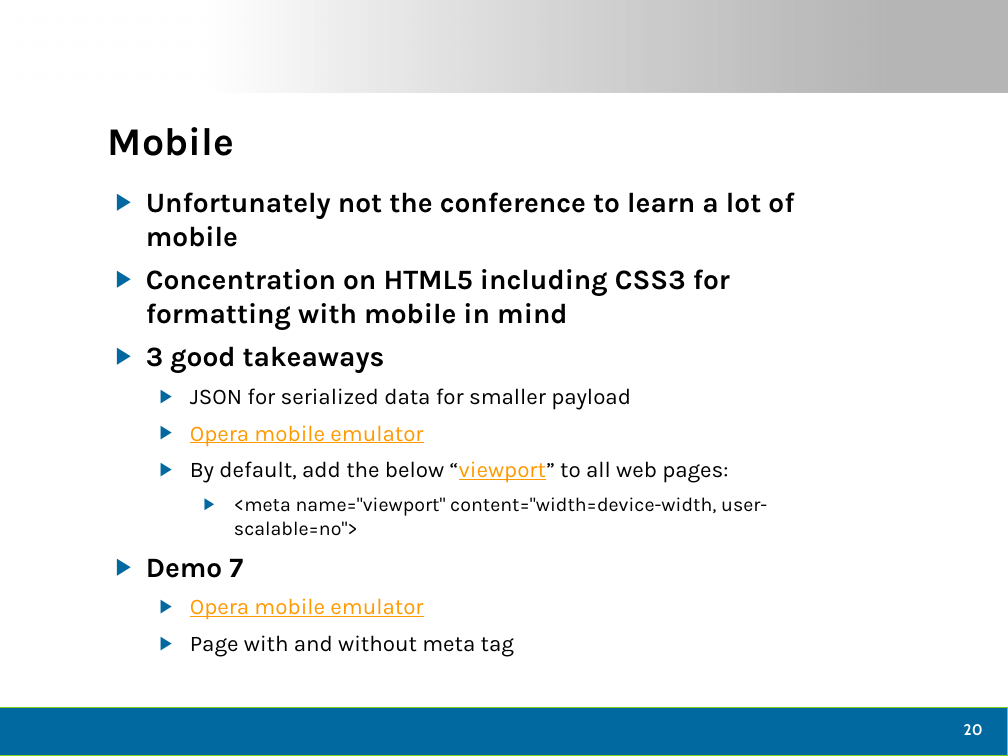
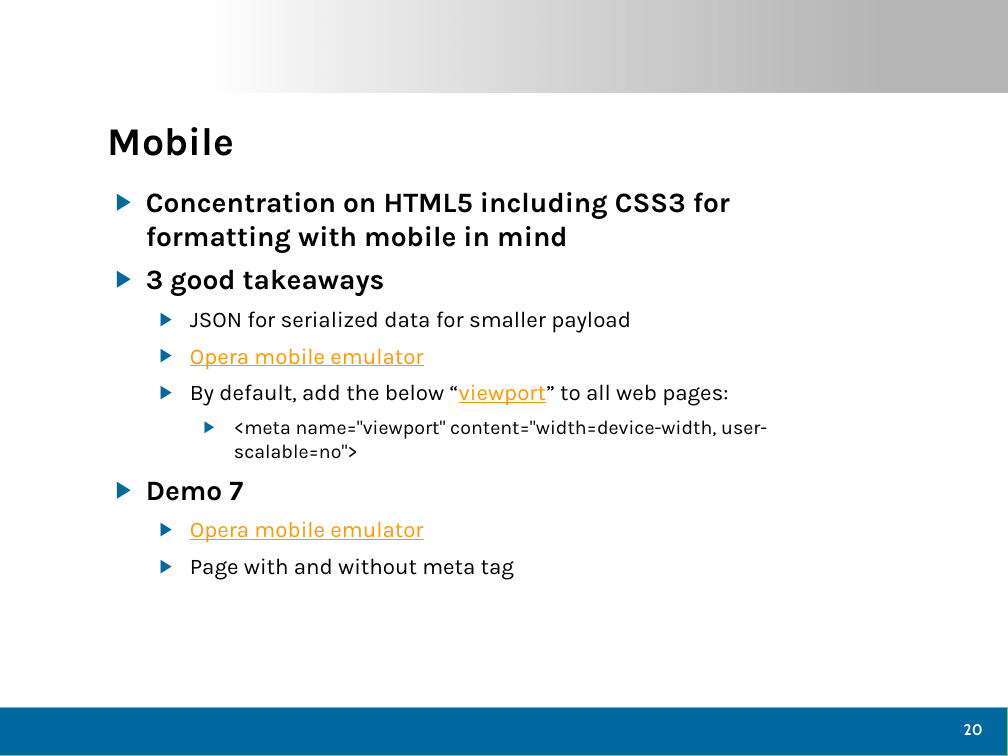
Before and after one commit to dtomyn/HTML5Demo1, a slide deck: slide 21 of Docs/2012 - Live360 Event Review (NEWER).pptx. Drawn at 1008x756 pixels with LibreOffice and Linux fonts; fonts in the diff are those of the drawing; background and template pictures are left out. Boxes give left, top, right and bottom in pixels: in the first picture for what was removed or moved away, otherwise in the second. Text is boxed around its words. In the diff, an @@ line names an element or a change of style, - is before the commit and + after.

```diff
--- a/Docs/2012 - Live360 Event Review (NEWER).pptx
+++ b/Docs/2012 - Live360 Event Review (NEWER).pptx
@@ text at box(146, 192, 794, 247): paragraph removed @@
-▶ Unfortunately not the conference to learn a lot of mobile
```
Also in this commit, not shown: 5 other slides changed, 1 slide removed, 1 other file.
